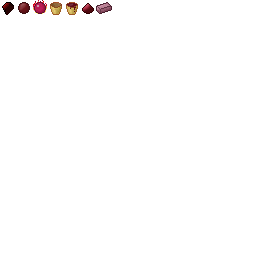
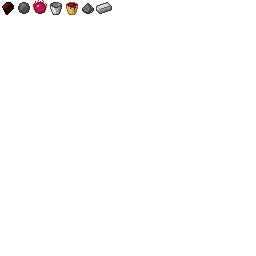
Layer changes from the first 256 x 256 image to the second:
renamed "Algot" to "Generic Algot", painted on it over left=96, top=2, right=112, bottom=14
renamed "Minium Dust" to "Generic Dust", painted on it over left=82, top=3, right=94, bottom=14
renamed "Algot Bucket" to "Ingot Bucket", painted on it over left=50, top=2, right=62, bottom=15
renamed "Minium Stone" to "Generic Stone", painted on it over left=18, top=2, right=34, bottom=14
